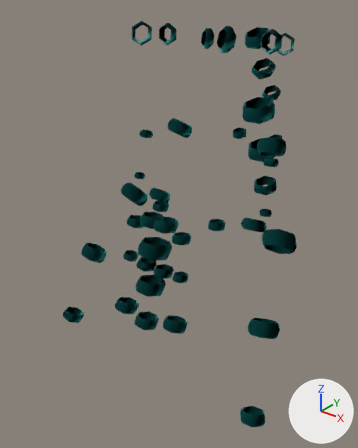
Two versions of the glTF model assets/giant/parts/Beads_silver.glb, one commit apart.
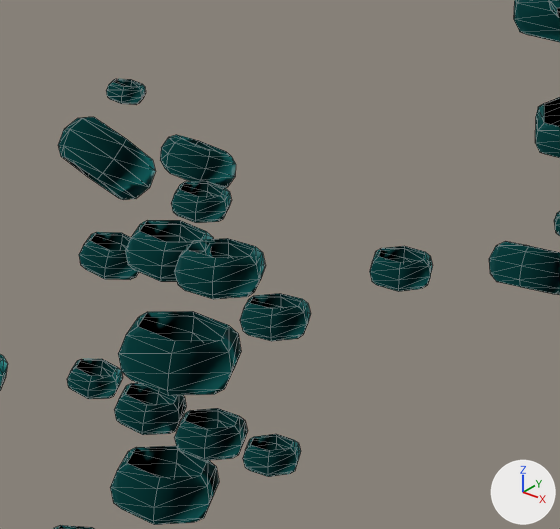
There are two pictures of each version: one whole from a camera (50 mm lens) standing at (0.73, -1.144, 3.71) and looking at (-0.052, -0.166, 3.104), one close up on the part from 29% to 73% of the width and 33% to 67% of the height. The axes (+X, +Y, +Z) are drawn at lower right. The lights are the same throughout. The last two pictures show the newer version. The close-ups show mesh edges as thin lines. Vertices at exactly the same position are counted once.

In view in the first close-up: 'Beads_silver'.
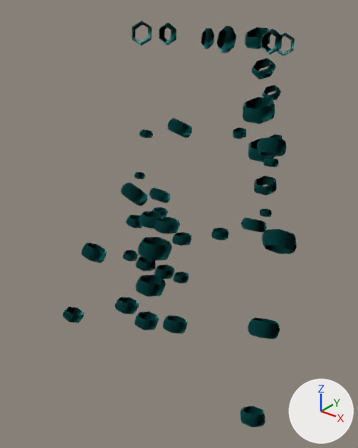
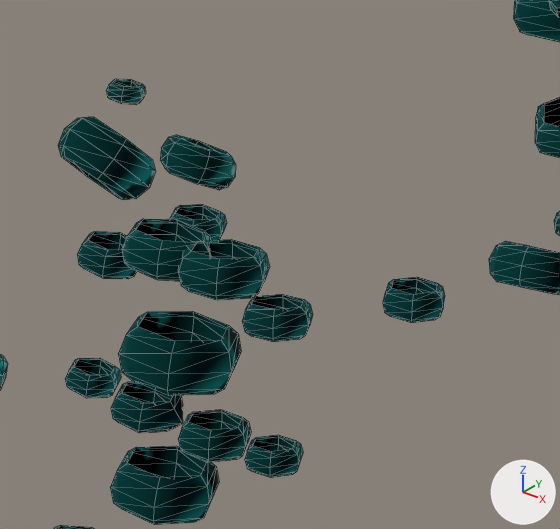
The newer file adds a shape key; the second version is drawn at full value of the shape key 'jaw' of 'Beads_silver', and the change is written as the vertex moves it makes.

Location of each change, (x1, y1, x2, y2) in pixels of the close-ups (560 x 529 px; the box of a moved part takes in the faces that stretch with it):
part 1 of me_beads_silver, moved or reshaped: before (174, 408, 248, 461); after (178, 409, 251, 462)
part 2 of me_beads_silver, moved or reshaped: before (370, 246, 432, 292); after (383, 277, 445, 323)
part 3 of me_beads_silver, moved or reshaped: before (171, 181, 231, 223); after (170, 204, 227, 241)
part 4 of me_beads_silver, moved or reshaped: before (240, 293, 311, 341); after (242, 294, 313, 342)
part 5 of me_beads_silver, moved or reshaped: before (243, 434, 301, 477); after (245, 435, 303, 478)
part 6 of me_beads_silver, moved or reshaped: before (79, 232, 139, 280); after (77, 231, 137, 279)
part 7 of me_beads_silver, moved or reshaped: before (67, 359, 123, 399); after (65, 358, 121, 398)
part 8 of me_beads_silver, moved or reshaped: before (125, 220, 228, 282); after (122, 219, 232, 281)
part 9 of me_beads_silver, moved or reshaped: before (174, 238, 266, 299); after (178, 240, 269, 300)
part 10 of me_beads_silver, moved or reshaped: before (114, 383, 184, 435); after (111, 382, 181, 433)
part 11 of me_beads_silver, moved or reshaped: before (142, 397, 186, 433); after (138, 397, 183, 431)

Patch to the scene script:
```diff
--- a/assets/giant/parts/Beads_silver.glb.py
+++ b/assets/giant/parts/Beads_silver.glb.py
@@ me_beads_silver @@
 me_beads_silver.from_pydata(...)  # 1290 vertices, 2064 faces; spans x -0.358..0.358, y -0.396..0.257, z 2.754..3.631
 # used by ob_beads_silver; location = (0.0, 0.0, 0.0)
+# me_beads_silver part 1: the loose piece of 30 vertices spanning x 0.001..0.056, y -0.353..-0.306, z 3.042..3.072 is moved by (0.003, 0.0, 0.0)
+# me_beads_silver part 2: the loose piece of 30 vertices spanning x 0.069..0.119, y -0.216..-0.173, z 3.143..3.168 is moved by (0.009, 0.004, -0.024)
+# me_beads_silver part 3: the loose piece of 30 vertices spanning x -0.118..-0.068, y -0.216..-0.173, z 3.143..3.169 is moved by (-0.009, 0.004, -0.024)
+# me_beads_silver part 4: the loose piece of 30 vertices spanning x 0.049..0.1, y -0.336..-0.292, z 3.144..3.173 is moved by (0.002, 0.0, 0.0)
+# me_beads_silver part 5: the loose piece of 30 vertices spanning x 0.062..0.105, y -0.348..-0.311, z 3.049..3.073 is moved by (0.002, 0.0, 0.0)
+# me_beads_silver part 6: the loose piece of 30 vertices spanning x -0.1..-0.049, y -0.336..-0.292, z 3.145..3.174 is moved by (-0.002, 0.0, 0.0)
+# me_beads_silver part 7: the loose piece of 30 vertices spanning x -0.105..-0.062, y -0.348..-0.311, z 3.05..3.074 is moved by (-0.002, 0.0, 0.0)
+# me_beads_silver part 8: 29 of the vertices in x -0.056..-0.001, y -0.339..-0.281, z 3.159..3.196 are moved by (-0.003, 0.0, 0.0)
+# me_beads_silver part 9: 31 of the vertices in x -0.003..0.056, y -0.339..-0.281, z 3.159..3.196 are moved by (0.003, 0.0, 0.0)
+# me_beads_silver part 10: all 29 vertices in x -0.056..-0.003, y -0.353..-0.306, z 3.042..3.072 are moved by (-0.003, 0.0, 0.0)
+# me_beads_silver part 11: the 1 vertex in x -0.001, y -0.329, z 3.056 is moved by (0.003, 0.0, 0.0)
 me_beads_silver.materials.append(mat_defaultmaterial)
```
